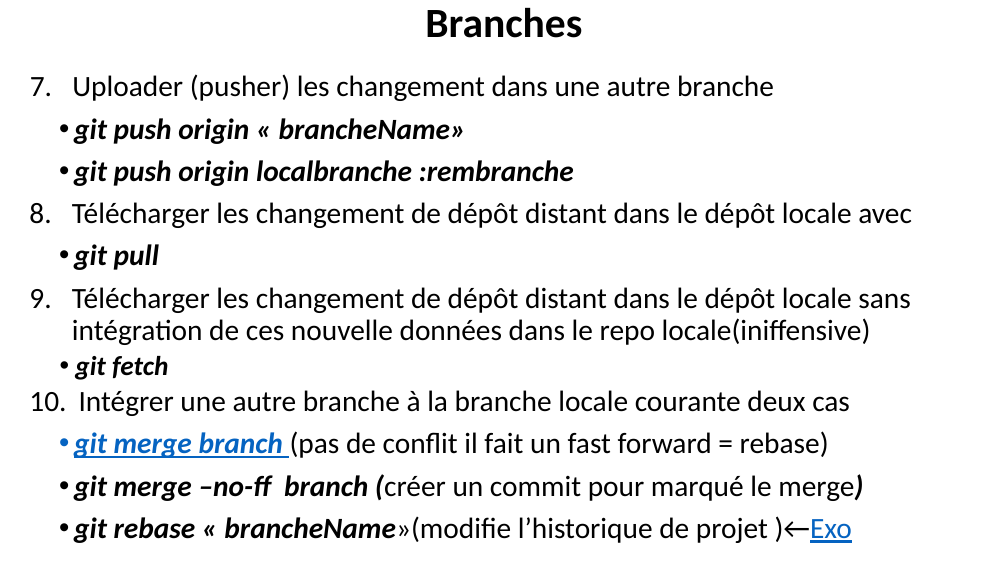
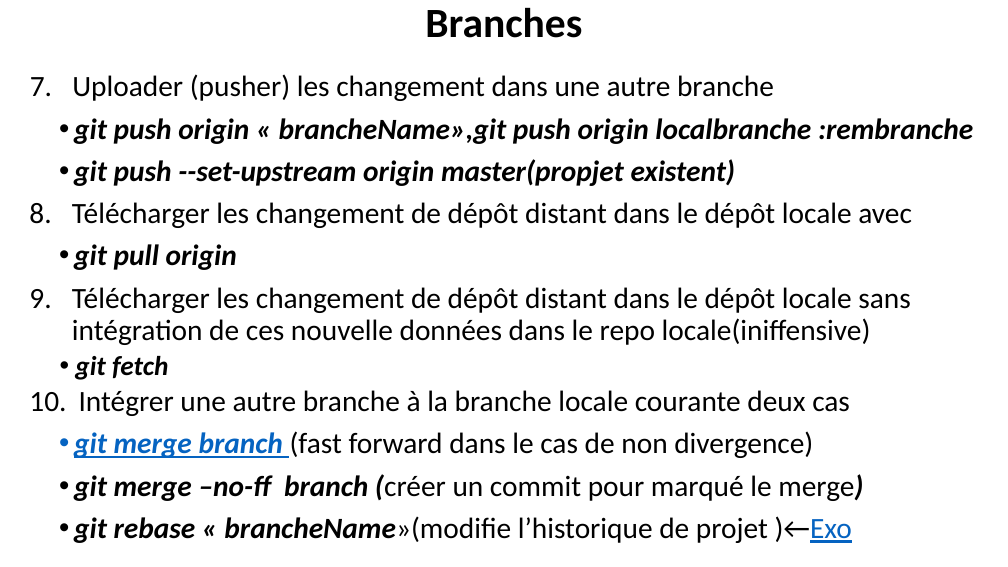
Before and after one commit to belakebiboussad/form, a slide deck: slide 14 of Formation Git.pptx. Drawn at 1008x567 pixels with LibreOffice and Linux fonts; fonts in the diff are those of the drawing. Boxes give left, top, right and bottom in pixels: in the first picture for what was removed or moved away, otherwise in the second. Text is boxed around its words. In the diff, an @@ line names an element or a change of style, - is before the commit and + after.

```diff
--- a/Formation Git.pptx
+++ b/Formation Git.pptx
@@ text at box(74, 118, 973, 186): text changed @@
-• git push origin « brancheName»
-• git push origin localbranche :rembranche
+• git push origin « brancheName»,git push origin localbranche :rembranche
+• git push --set-upstream origin master(propjet existent)
@@ text at box(74, 244, 237, 270): text changed @@
-• git pull
+• git pull origin
@@ text at box(74, 431, 813, 458): text changed @@
-  • git merge branch (pas de conflit il fait un fast forward = rebase)
+  • git merge branch (fast forward dans le cas de non divergence)
```
Also in this commit, not shown: 4 other slides changed, 1 slide added, 1 slide removed, 3 other files.
